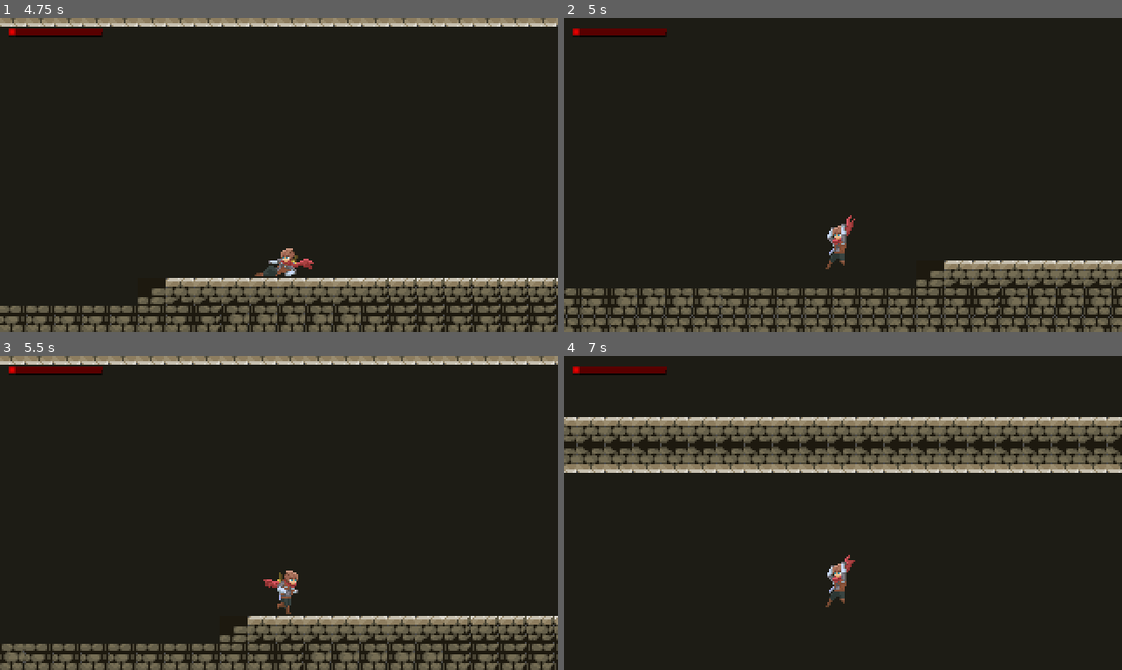
Above: before the commit, frames 1-4 (two rows, left to right).
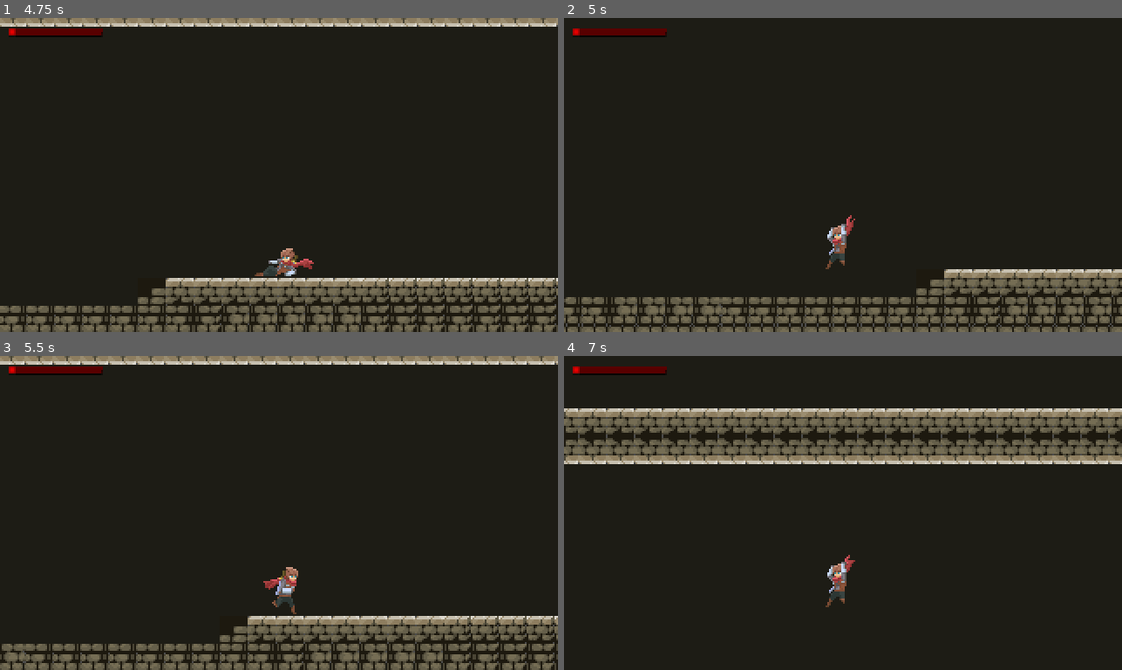
Above: after the commit, the same moments.

Repository: kinge880/KCIQ-Games-project-GODOT
Game: Godot game, scene res://scenes/main/laboratory/Laboratory.tscn
The game is run twice, just before and just after one commit, with the same random seed, the same clock (stepped at 60 frames per second) and the same inputs.
Inputs:
- Up to frame 1 (4.75 s): hold Right (ui_right) 0.53-2.03 s; tap Space (ui_select) at 0.77, 1.52, 3.02, 3.77, 4.52 s; hold Left (ui_left) 2.03-2.78 s; hold Right (ui_right) 2.78-4.28 s; hold Left (ui_left) from 4.28 s (still down)
- Up to frame 2 (5 s): keep holding Left (ui_left)
- Up to frame 3 (5.5 s): release Left (ui_left) at 5.03 s; hold Right (ui_right) from 5.03 s (still down)
- Up to frame 4 (7 s): release Right (ui_right) at 5.78 s; hold Left (ui_left) from 5.78 s (still down); tap Space (ui_select) at 6.02, 6.77 s

Frame 1 is identical in both runs. In frame 2, 9.5% of the frame differs, in the area x 0-100%, y 77-100%; in frame 3, 0.4%; in frame 4, 16%, in the area x 0-100%, y 16-38%.

Commit message:
pequeno ajuste no dash e gravidade

Diff:
--- a/entites/player/PlayerKinematic.gd
+++ b/entites/player/PlayerKinematic.gd
@@ -19,7 +19,7 @@
 var double_jump = false
 var jump_wall = false
 var in_ladder = false
-export var gravity = 400
+export var gravity = 800
 var gravity_aux = 0
 var velocity = Vector2()
 onready var sprite = $Sprite
@@ -146,11 +146,19 @@
 
 		#dash
 		if dash and air_dash and not dash_delay and dash_obted:
+			anim.play("dash")
 			air_dash = false
-			anim.play("dash")
 			dash_delay = true
 			dash_time_delay = true
+			if $Sprite.flip_h:
+				walk_left = true
+			else:
+				walk_right = true
 			speed *= dash_multiplier
+			#permite que o dash no ar faça o player cair apenas no final (muito usado em metroidvanias pelo que eu vi)
+			gravity_aux = gravity
+			gravity = 0
+			velocity.y = 0
 			$Times/DashTime.start()
 			$Times/DashDelay.start()
 
@@ -175,8 +183,6 @@
 
 	if jumping:
 		snap = Vector2()
-
-	velocity.y += gravity * delta
 
 	velocity = move_and_slide_with_snap(velocity, snap, Vector2(0,-1), true, 4, deg2rad(46), true)
 
@@ -210,6 +216,8 @@
 
 func _on_DashTime_timeout():
 	dash_time_delay = false
+	gravity = gravity_aux
+	gravity_aux = 0
 	speed /= dash_multiplier
 
 func _on_AtkTime_timeout():
